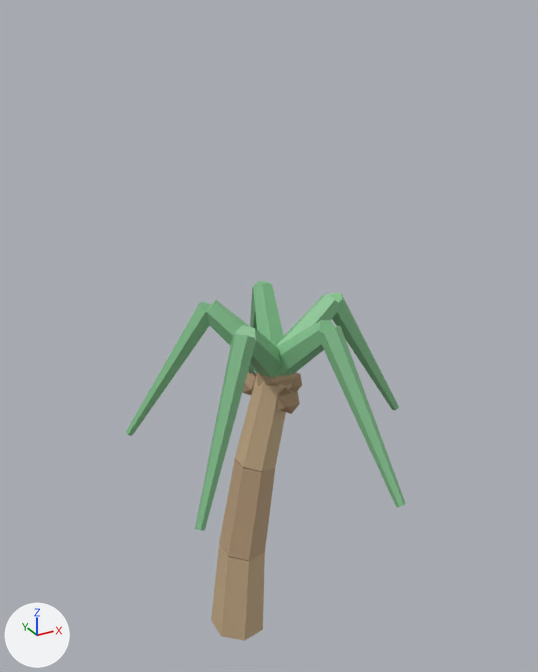
The glTF model public/studio/v2.15.0/d_palmtree/model.glb, before and after one commit.
Before and after are seen from a camera (50 mm lens) standing at (-3.68, -7.65, 8.34) and looking at (0.67, 0.26, 4.39). The lights are fixed; the arrows at lower left show +X, +Y and +Z. The first picture is the older version. Where no turn or scale is listed for an object, it has been applied to the vertices.

Script lines for the objects in view, before the commit:
```python
ob_part1 = bpy.data.objects.new('part1', me_geometry_1)
ob_part1.location = (0.0, 0.0, 0.0)
ob_part10 = bpy.data.objects.new('part10', me_geometry_10)
ob_part10.location = (0.0, 0.0, 0.0)
ob_part2 = bpy.data.objects.new('part2', me_geometry_2)
ob_part2.location = (0.0, 0.0, 0.0)
ob_part3 = bpy.data.objects.new('part3', me_geometry_3)
ob_part3.location = (0.0, 0.0, 0.0)
ob_part4 = bpy.data.objects.new('part4', me_geometry_4)
ob_part4.location = (0.0, 0.0, 0.0)
ob_part5 = bpy.data.objects.new('part5', me_geometry_5)
ob_part5.location = (0.0, 0.0, 0.0)
ob_part6 = bpy.data.objects.new('part6', me_geometry_6)
ob_part6.location = (0.0, 0.0, 0.0)
ob_part7 = bpy.data.objects.new('part7', me_geometry_7)
ob_part7.location = (0.0, 0.0, 0.0)
ob_part8 = bpy.data.objects.new('part8', me_geometry_8)
ob_part8.location = (0.0, 0.0, 0.0)
# also in view: 'part0' at (0.04, 0.0, 0.67); 'part9' at (-0.52, 0.82, 3.89); 'part11' at (-0.52, -0.82, 3.89); 'part13' at (1.03, -1.35, 3.89); 'part12' at (0.72, -0.39, 4.41)
```
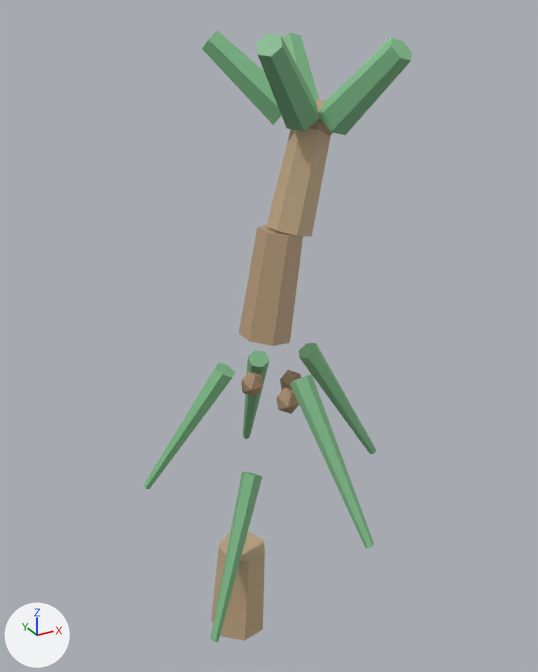
Diff of the bpy script that builds the scene:
```diff
--- a/public/studio/v2.15.0/d_palmtree/model.glb.py
+++ b/public/studio/v2.15.0/d_palmtree/model.glb.py
@@ me_geometry_1 @@
-me_geometry_1.from_pydata(...)  # 16 vertices, 28 faces; spans x -0.202..0.606, y -0.331..0.331, z 1.295..2.742
+me_geometry_1.from_pydata(...)  # 16 vertices, 28 faces; spans x 0.167..0.975, y -0.331..0.331, z 4.469..5.916
+# me_geometry_1 part 1: the whole mesh is moved by (0.369, 0.0, 3.174)
 me_geometry_1.materials.append(mat_defaultmaterial_001)
@@ me_geometry_2 @@
-me_geometry_2.from_pydata(...)  # 16 vertices, 28 faces; spans x 0.066..0.853, y -0.283..0.283, z 2.632..4.0
+me_geometry_2.from_pydata(...)  # 16 vertices, 28 faces; spans x 0.559..1.347, y -0.283..0.283, z 5.789..7.158
+# me_geometry_2 part 2: the whole mesh is moved by (0.493, 0.0, 3.157)
 me_geometry_2.materials.append(mat_defaultmaterial_002)
@@ me_geometry_3 @@
-me_geometry_3.from_pydata(...)  # 12 vertices, 20 faces; spans x 0.356..0.884, y -0.264..0.264, z 3.752..4.228
+me_geometry_3.from_pydata(...)  # 12 vertices, 20 faces; spans x 0.895..1.422, y -0.264..0.264, z 6.902..7.378
+# me_geometry_3 part 3: the whole mesh is moved by (0.538, 0.0, 3.15)
 me_geometry_3.materials.append(mat_defaultmaterial_003)
@@ me_geometry_4 @@
-me_geometry_4.from_pydata(...)  # 14 vertices, 24 faces; spans x 0.472..1.582, y -0.191..0.191, z 3.887..4.941
+me_geometry_4.from_pydata(...)  # 14 vertices, 24 faces; spans x 1.262..2.372, y -0.191..0.191, z 6.983..8.037
+# me_geometry_4 part 4: the whole mesh is moved by (0.79, 0.0, 3.096)
 me_geometry_4.materials.append(mat_defaultmaterial_004)
@@ me_geometry_5 @@
-me_geometry_5.from_pydata(...)  # 14 vertices, 24 faces; spans x 1.35..2.72, y -0.13..0.13, z 2.87..4.91
+me_geometry_5.from_pydata(...)  # 14 vertices, 24 faces; spans x 0.98..2.35, y -0.13..0.13, z 2.22..4.26
+# me_geometry_5 part 5: the whole mesh is moved by (-0.37, 0.0, -0.65)
 me_geometry_5.materials.append(mat_defaultmaterial_005)
@@ me_geometry_6 @@
-me_geometry_6.from_pydata(...)  # 14 vertices, 24 faces; spans x 0.407..1.031, y -0.145..0.917, z 3.891..4.939
+me_geometry_6.from_pydata(...)  # 14 vertices, 24 faces; spans x 0.983..1.607, y 0.162..1.224, z 7.019..8.067
+# me_geometry_6 part 6: the whole mesh is moved by (0.576, 0.306, 3.128)
 me_geometry_6.materials.append(mat_defaultmaterial_006)
@@ me_geometry_7 @@
-me_geometry_7.from_pydata(...)  # 14 vertices, 24 faces; spans x 0.75..1.31, y 0.69..2.0, z 2.87..4.91
+me_geometry_7.from_pydata(...)  # 14 vertices, 24 faces; spans x 0.5..1.05, y 0.36..1.67, z 2.0..4.04
+# me_geometry_7 part 7: the whole mesh is moved by (-0.25, -0.33, -0.86)
 me_geometry_7.materials.append(mat_defaultmaterial_007)
@@ me_geometry_8 @@
-me_geometry_8.from_pydata(...)  # 14 vertices, 24 faces; spans x -0.194..0.793, y -0.186..0.633, z 3.901..4.932
+me_geometry_8.from_pydata(...)  # 14 vertices, 24 faces; spans x 0.025..1.012, y 0.006..0.825, z 7.083..8.114
+# me_geometry_8 part 8: the whole mesh is moved by (0.22, 0.192, 3.182)
 me_geometry_8.materials.append(mat_defaultmaterial_008)
@@ me_geometry_9 @@
-me_geometry_9.from_pydata(...)  # 14 vertices, 24 faces; spans x -1.09..0.05, y 0.37..1.26, z 2.87..4.9
+me_geometry_9.from_pydata(...)  # 14 vertices, 24 faces; spans x -0.96..0.18, y 0.18..1.07, z 2.05..4.08
+# me_geometry_9 part 9: the whole mesh is moved by (0.13, -0.19, -0.82)
 me_geometry_9.materials.append(mat_defaultmaterial_009)
@@ me_geometry_10 @@
-me_geometry_10.from_pydata(...)  # 14 vertices, 24 faces; spans x -0.194..0.793, y -0.633..0.186, z 3.901..4.932
+me_geometry_10.from_pydata(...)  # 14 vertices, 24 faces; spans x 0.025..1.012, y -0.825..-0.006, z 7.083..8.114
+# me_geometry_10 part 10: the whole mesh is moved by (0.22, -0.192, 3.182)
 me_geometry_10.materials.append(mat_defaultmaterial_010)
@@ me_geometry_11 @@
-me_geometry_11.from_pydata(...)  # 14 vertices, 24 faces; spans x -1.09..0.05, y -1.26..-0.37, z 2.87..4.9
+me_geometry_11.from_pydata(...)  # 14 vertices, 24 faces; spans x -0.73..0.42, y -0.7..0.18, z 0.51..2.54
+# me_geometry_11 part 11: the whole mesh is moved by (0.36, 0.55, -2.36)
 me_geometry_11.materials.append(mat_defaultmaterial_011)
@@ me_geometry_12 @@
-me_geometry_12.from_pydata(...)  # 14 vertices, 24 faces; spans x 0.407..1.031, y -0.917..0.145, z 3.891..4.939
+me_geometry_12.from_pydata(...)  # 14 vertices, 24 faces; spans x 0.983..1.607, y -1.224..-0.162, z 7.019..8.067
+# me_geometry_12 part 12: the whole mesh is moved by (0.576, -0.306, 3.128)
 me_geometry_12.materials.append(mat_defaultmaterial_012)
@@ me_geometry_13 @@
-me_geometry_13.from_pydata(...)  # 14 vertices, 24 faces; spans x 0.75..1.31, y -2.0..-0.69, z 2.87..4.91
+me_geometry_13.from_pydata(...)  # 14 vertices, 24 faces; spans x 0.54..1.1, y -1.73..-0.42, z 2.15..4.19
+# me_geometry_13 part 13: the whole mesh is moved by (-0.21, 0.27, -0.72)
 me_geometry_13.materials.append(mat_defaultmaterial_013)
```

Changed parts and their boxes (x1, y1, x2, y2) in the pictures (538 x 672 px):
'part1', moved
    before: (219, 458, 275, 561)
    after: (239, 225, 303, 346)
'part2', moved
    before: (235, 375, 292, 472)
    after: (267, 128, 331, 237)
'part13', moved
    before: (322, 326, 405, 507)
    after: (290, 374, 374, 548)
'part11', moved
    before: (195, 334, 257, 531)
    after: (210, 471, 262, 642)
'part12', moved
    before: (277, 320, 335, 376)
    after: (319, 38, 412, 135)
'part10', moved
    before: (234, 325, 282, 378)
    after: (256, 34, 319, 132)
'part9', moved
    before: (126, 301, 211, 436)
    after: (143, 362, 235, 489)
'part5', moved
    before: (329, 293, 399, 410)
    after: (299, 343, 376, 454)
'part8', moved
    before: (207, 300, 257, 372)
    after: (202, 31, 282, 125)
'part6', moved
    before: (253, 284, 284, 346)
    after: (283, 33, 319, 100)
'part7', moved (mostly hidden before)
    before: (248, 281, 271, 373)
    after: (243, 350, 269, 439)
'part4', moved (mostly hidden afterwards)
    before: (276, 293, 341, 347)
    after: (366, 37, 392, 63)
'part3', moved
    before: (256, 372, 296, 387)
    after: (309, 99, 333, 136)
